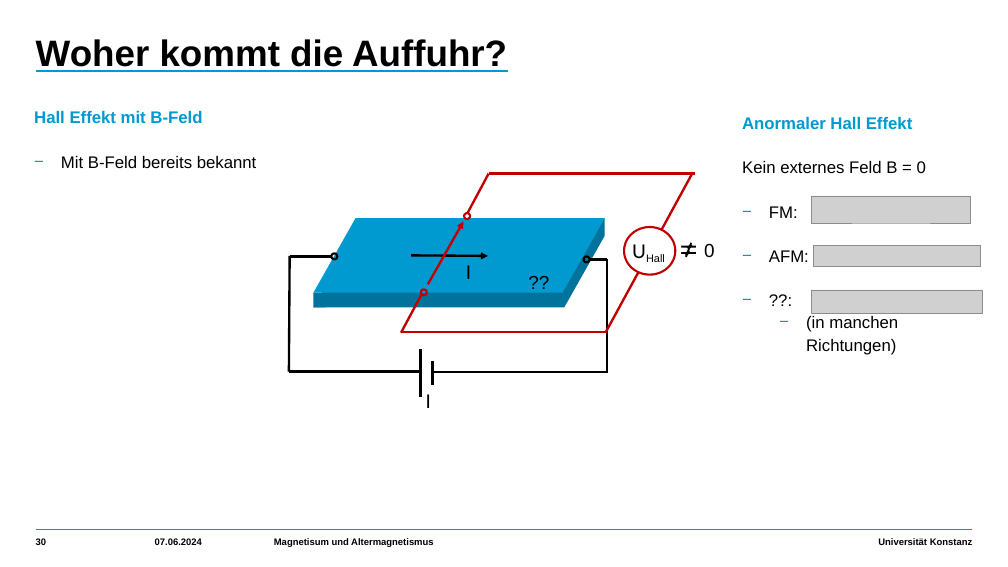
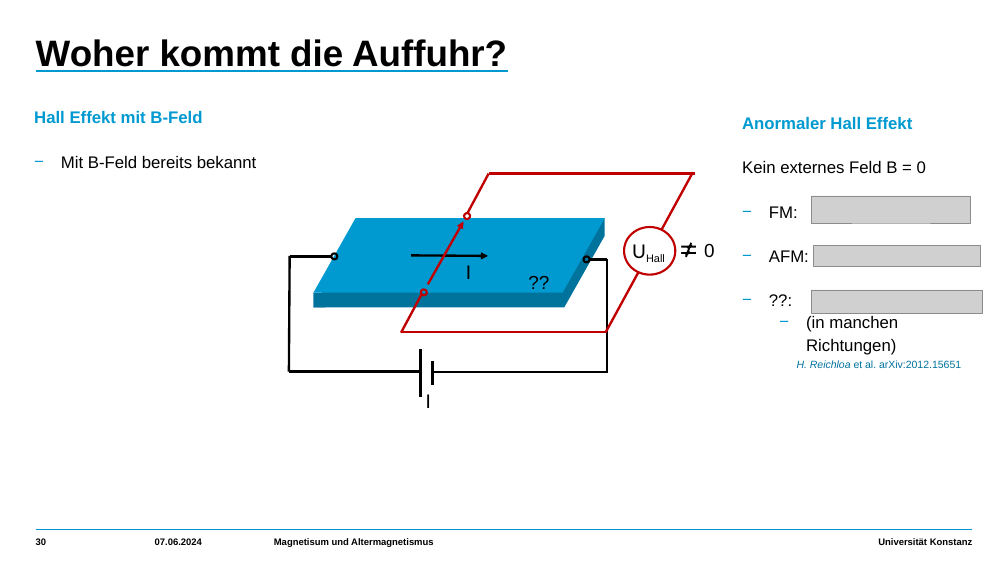
Before and after one commit to HolykingJulex/EstimateSeminar, a slide deck: slide 30 of Vortrag.pptx. Drawn at 1008x567 pixels with LibreOffice and Linux fonts; fonts in the diff are those of the drawing; grey boxes stand for pictures. Boxes give left, top, right and bottom in pixels: in the first picture for what was removed or moved away, otherwise in the second. Text is boxed around its words. In the diff, an @@ line names an element or a change of style, - is before the commit and + after.

```diff
--- a/Vortrag.pptx
+++ b/Vortrag.pptx
@@ text added at (797, 360, 961, 368), 10 pt, text #00739D @@
+H. Reichloa et al. arXiv:2012.15651
```
Also in this commit, not shown: 16 other slides changed, 2 slides added, 10 slides removed, 7 other files.
